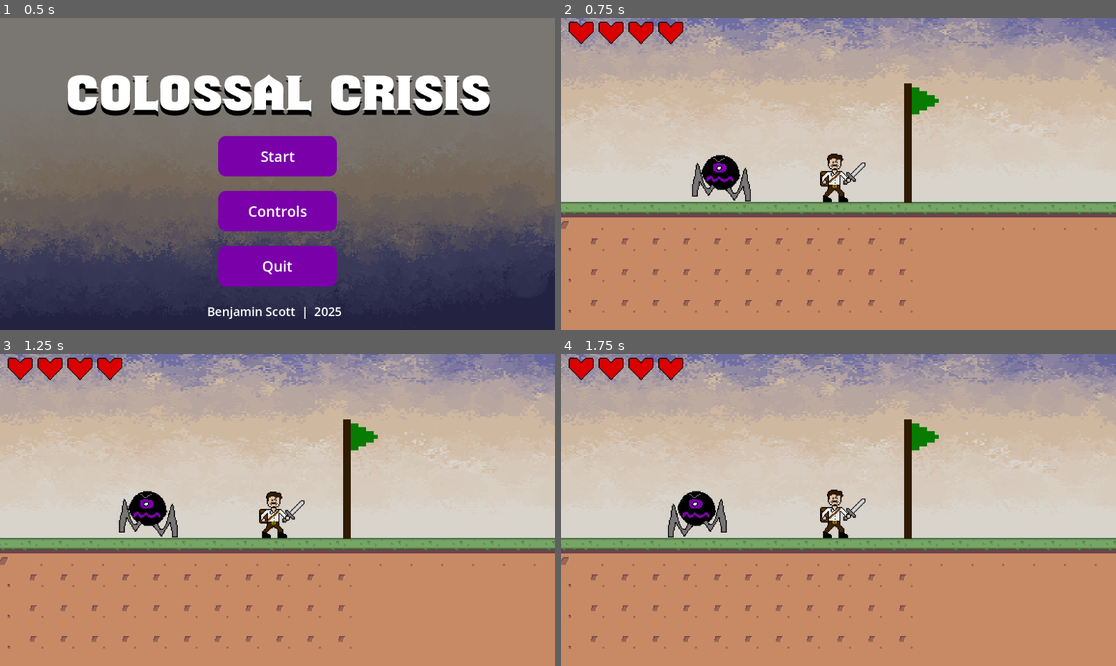
Above: before the commit, frames 1-4 (two rows, left to right).
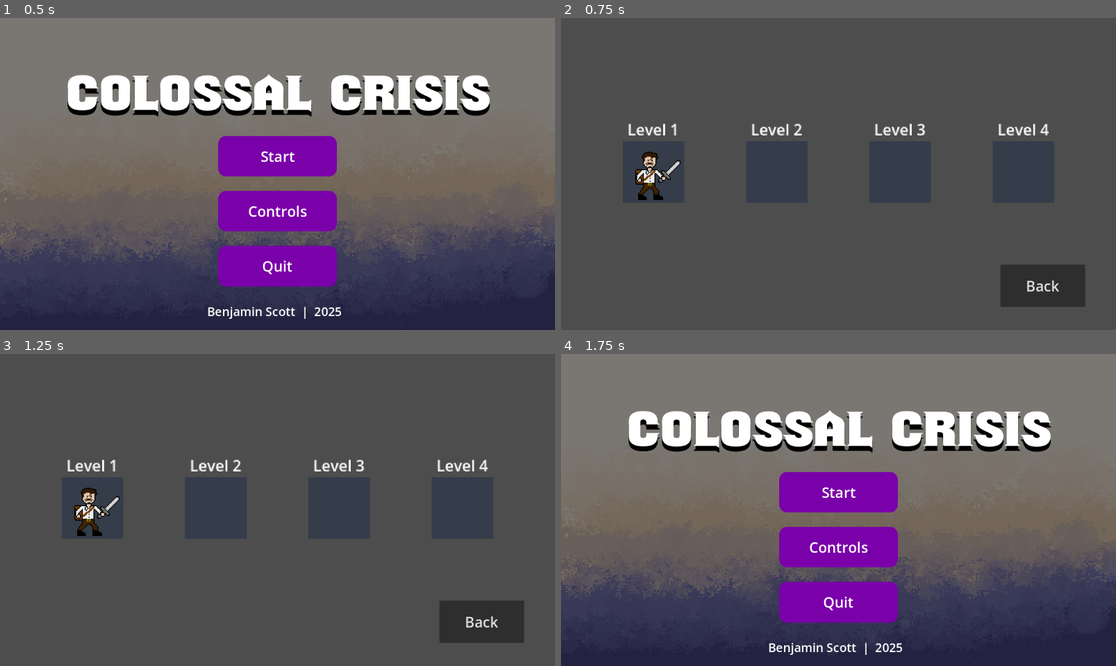
Above: after the commit, the same moments.

Repository: bscott519/ColossalCrisisGame
Game: Godot game, scene res://Scenes/main_menu.tscn
The game is run twice, just before and just after one commit, with the same random seed, the same clock (stepped at 60 frames per second) and the same inputs. The engine's default icon, where the game draws it, is replaced by a stand-in: a white triangle on a blue panel in a dark square.
Inputs (mouse positions are in pixels of both pictures, inside the frame that each line leads up to):
- Up to frame 1 (0.5 s): no input
- Up to frame 2 (0.75 s): click "Start" at 0.5 s
- Up to frame 3 (1.25 s): no input
- Up to frame 4 (1.75 s): click (1043, 622) at 1.25 s, where only the run after the commit has a clickable "Back"

Frame 1 is identical in both runs. In frame 2, 99% of the frame differs, in the area x 0-100%, y 0-100%; in frame 3, 99%; in frame 4, 100%.

Commit message:
created level select scene and level cleared scene

Diff:
--- a/Scenes/level_1.tscn
+++ b/Scenes/level_1.tscn
@@ -207,7 +207,7 @@
 shape = SubResource("RectangleShape2D_ft2ke")
 
 [node name="player" parent="." instance=ExtResource("3_pm7jt")]
-position = Vector2(5169, 131)
+position = Vector2(179, 195)
 
 [node name="Camera2D" type="Camera2D" parent="player"]
 zoom = Vector2(2, 2)
--- /dev/null
+++ b/Scenes/level_cleared.tscn
@@ -0,0 +1,77 @@
+[gd_scene load_steps=7 format=3 uid="uid://3yjb3r7jxagd"]
+
+[ext_resource type="Script" path="res://Scripts/level_cleared.gd" id="1_1xohk"]
+[ext_resource type="FontFile" uid="uid://bajqlmo0hm0fl" path="res://GameArt/Shouldve Known.otf" id="2_4dcfm"]
+
+[sub_resource type="StyleBoxFlat" id="StyleBoxFlat_bbcwy"]
+bg_color = Color(0.027451, 0.482353, 0.00784314, 1)
+
+[sub_resource type="StyleBoxFlat" id="StyleBoxFlat_scm15"]
+bg_color = Color(0, 0, 0, 1)
+
+[sub_resource type="StyleBoxFlat" id="StyleBoxFlat_qiujn"]
+bg_color = Color(0.497474, 0.497474, 0.497474, 1)
+
+[sub_resource type="StyleBoxEmpty" id="StyleBoxEmpty_pflmc"]
+
+[node name="LevelCleared" type="CanvasLayer"]
+script = ExtResource("1_1xohk")
+
+[node name="Panel" type="Panel" parent="."]
+anchors_preset = 15
+anchor_right = 1.0
+anchor_bottom = 1.0
+grow_horizontal = 2
+grow_vertical = 2
+theme_override_styles/panel = SubResource("StyleBoxFlat_bbcwy")
+
+[node name="Label" type="Label" parent="."]
+anchors_preset = 8
+anchor_left = 0.5
+anchor_top = 0.5
+anchor_right = 0.5
+anchor_bottom = 0.5
+offset_left = -131.0
+offset_top = -199.0
+offset_right = 132.0
+offset_bottom = -96.0
+grow_horizontal = 2
+grow_vertical = 2
+theme_override_fonts/font = ExtResource("2_4dcfm")
+theme_override_font_sizes/font_size = 61
+text = "Level Cleared!"
+
+[node name="VBoxContainer" type="VBoxContainer" parent="."]
+anchors_preset = 7
+anchor_left = 0.5
+anchor_top = 1.0
+anchor_right = 0.5
+anchor_bottom = 1.0
+offset_left = -124.0
+offset_top = -349.0
+offset_right = 125.0
+offset_bottom = -148.0
+grow_horizontal = 2
+grow_vertical = 0
+theme_override_constants/separation = 20
+
+[node name="LevelSelect" type="Button" parent="VBoxContainer"]
+layout_mode = 2
+size_flags_vertical = 3
+theme_override_font_sizes/font_size = 30
+theme_override_styles/normal = SubResource("StyleBoxFlat_scm15")
+theme_override_styles/hover = SubResource("StyleBoxFlat_qiujn")
+theme_override_styles/focus = SubResource("StyleBoxEmpty_pflmc")
+text = "To Level Select"
+
+[node name="Quit" type="Button" parent="VBoxContainer"]
+layout_mode = 2
+size_flags_vertical = 3
+theme_override_font_sizes/font_size = 30
+theme_override_styles/normal = SubResource("StyleBoxFlat_scm15")
+theme_override_styles/hover = SubResource("StyleBoxFlat_qiujn")
+theme_override_styles/focus = SubResource("StyleBoxEmpty_pflmc")
+text = "Quit"
+
+[connection signal="pressed" from="VBoxContainer/LevelSelect" to="." method="_on_level_select_pressed"]
+[connection signal="pressed" from="VBoxContainer/Quit" to="." method="_on_quit_pressed"]
--- /dev/null
+++ b/Scenes/level_icon.tscn
@@ -0,0 +1,35 @@
+[gd_scene load_steps=4 format=3 uid="uid://d1g2ooq8x1of4"]
+
+[ext_resource type="Script" path="res://Scripts/level_icon.gd" id="1_s6r0d"]
+
+[sub_resource type="Gradient" id="Gradient_pwoou"]
+offsets = PackedFloat32Array(1)
+colors = PackedColorArray(0.207843, 0.239216, 0.290196, 1)
+
+[sub_resource type="GradientTexture1D" id="GradientTexture1D_kljwy"]
+gradient = SubResource("Gradient_pwoou")
+width = 64
+
+[node name="LevelIcon" type="Control"]
+layout_mode = 3
+anchors_preset = 0
+offset_right = 64.0
+offset_bottom = 64.0
+pivot_offset = Vector2(32, 32)
+script = ExtResource("1_s6r0d")
+lvl_name = null
+next_scene_path = null
+
+[node name="Label" type="Label" parent="."]
+layout_mode = 0
+offset_top = -24.0
+offset_right = 64.0
+offset_bottom = -1.0
+text = "Level <null>"
+horizontal_alignment = 1
+
+[node name="TextureRect" type="TextureRect" parent="."]
+layout_mode = 0
+offset_right = 64.0
+offset_bottom = 64.0
+texture = SubResource("GradientTexture1D_kljwy")
--- /dev/null
+++ b/Scenes/level_select.tscn
@@ -0,0 +1,77 @@
+[gd_scene load_steps=4 format=3 uid="uid://ck74jsgubpeg0"]
+
+[ext_resource type="PackedScene" uid="uid://d1g2ooq8x1of4" path="res://Scenes/level_icon.tscn" id="1_3hviw"]
+[ext_resource type="Script" path="res://level_select.gd" id="1_bidab"]
+[ext_resource type="PackedScene" uid="uid://b1gserf155o12" path="res://Scenes/player_icon.tscn" id="2_aid86"]
+
+[node name="LevelSelect" type="Control"]
+layout_mode = 3
+anchors_preset = 0
+offset_right = 40.0
+offset_bottom = 40.0
+script = ExtResource("1_bidab")
+
+[node name="LevelIcon" parent="." node_paths=PackedStringArray("next_level_left", "next_level_right") instance=ExtResource("1_3hviw")]
+offset_left = 160.0
+offset_top = 288.0
+offset_right = 224.0
+offset_bottom = 352.0
+scale = Vector2(2, 2)
+lvl_name = "1"
+next_scene_path = "res://Scenes/level_1.tscn"
+next_level_left = NodePath("../LevelIcon4")
+next_level_right = NodePath("../LevelIcon2")
+
+[node name="LevelIcon2" parent="." node_paths=PackedStringArray("next_level_left", "next_level_right") instance=ExtResource("1_3hviw")]
+offset_left = 416.0
+offset_top = 288.0
+offset_right = 480.0
+offset_bottom = 352.0
+scale = Vector2(2, 2)
+lvl_name = "2"
+next_scene_path = "res://Scenes/level_2.tscn"
+next_level_left = NodePath("../LevelIcon")
+next_level_right = NodePath("../LevelIcon3")
+
+[node name="LevelIcon3" parent="." node_paths=PackedStringArray("next_level_left", "next_level_right") instance=ExtResource("1_3hviw")]
+offset_left = 672.0
+offset_top = 288.0
+offset_right = 736.0
+offset_bottom = 352.0
+scale = Vector2(2, 2)
+lvl_name = "3"
+next_scene_path = null
+next_level_left = NodePath("../LevelIcon2")
+next_level_right = NodePath("../LevelIcon4")
+
+[node name="LevelIcon4" parent="." node_paths=PackedStringArray("next_level_left", "next_level_right") instance=ExtResource("1_3hviw")]
+offset_left = 928.0
+offset_top = 288.0
+offset_right = 992.0
+offset_bottom = 352.0
+scale = Vector2(2, 2)
+lvl_name = "4"
+next_scene_path = null
+next_level_left = NodePath("../LevelIcon3")
+next_level_right = NodePath("../LevelIcon")
+
+[node name="PlayerIcon" parent="." instance=ExtResource("2_aid86")]
+layout_mode = 0
+
+[node name="Back" type="Button" parent="."]
+layout_mode = 1
+anchors_preset = 8
+anchor_left = 0.5
+anchor_top = 0.5
+anchor_right = 0.5
+anchor_bottom = 0.5
+offset_left = 892.0
+offset_top = 492.0
+offset_right = 1068.0
+offset_bottom = 580.0
+grow_horizontal = 2
+grow_vertical = 2
+theme_override_font_sizes/font_size = 30
+text = "Back"
+
+[connection signal="pressed" from="Back" to="." method="_on_back_pressed"]
--- /dev/null
+++ b/Scenes/player_icon.tscn
@@ -0,0 +1,10 @@
+[gd_scene load_steps=2 format=3 uid="uid://b1gserf155o12"]
+
+[ext_resource type="Texture2D" uid="uid://cmq58vhusbh5o" path="res://GameArt/TMMPlayerIdle1.png" id="1_yswo8"]
+
+[node name="PlayerIcon" type="TextureRect"]
+offset_right = 128.0
+offset_bottom = 128.0
+pivot_offset = Vector2(64, 64)
+texture = ExtResource("1_yswo8")
+expand_mode = 3
--- a/Scripts/flagpole.gd
+++ b/Scripts/flagpole.gd
@@ -19,5 +19,6 @@
 		var player = body
 		player.queue_free()
 
-		await get_tree().create_timer(0.5).timeout
-		Scenemanager.transition_to_scene(next_scene)
+		get_tree().change_scene_to_file("res://Scenes/level_cleared.tscn")
+		#await get_tree().create_timer(0.5).timeout
+		#Scenemanager.transition_to_scene(next_scene)
--- /dev/null
+++ b/Scripts/level_cleared.gd
@@ -0,0 +1,7 @@
+extends CanvasLayer
+
+func _on_level_select_pressed():
+	get_tree().change_scene_to_file("res://Scenes/level_select.tscn")
+
+func _on_quit_pressed():
+	get_tree().change_scene_to_file("res://Scenes/main_menu.tscn")
--- /dev/null
+++ b/Scripts/level_icon.gd
@@ -0,0 +1,18 @@
+@tool
+extends Control
+class_name LevelIcon
+
+@export var lvl_name := "1"
+@export_file("*.tscn") var next_scene_path: String
+@export var next_level_left: LevelIcon
+@export var next_level_right: LevelIcon
+
+# Called when the node enters the scene tree for the first time.
+func _ready():
+	$Label.text = "Level " + str(lvl_name)
+
+
+# Called every frame. 'delta' is the elapsed time since the previous frame.
+func _process(delta):
+	if Engine.is_editor_hint():
+		$Label.text = "Level " + str(lvl_name)
--- a/Scripts/main_menu.gd
+++ b/Scripts/main_menu.gd
@@ -10,7 +10,7 @@
 	pass
 
 func _on_start_pressed():
-	get_tree().change_scene_to_file("res://Scenes/level_1.tscn")
+	get_tree().change_scene_to_file("res://Scenes/level_select.tscn")
 
 func _on_controls_pressed():
 	print("Controls pressed")
--- a/Scripts/scenemanager.gd
+++ b/Scripts/scenemanager.gd
@@ -9,6 +9,6 @@
 	if scene_path != null:
 		#var scene_transition_screen_instance = scene_transition_screen.instantiate()
 		#get_tree().get_root().add_child(scene_transition_screen_instance)
-		await get_tree().create_timer(5.0).timeout
+		#await get_tree().create_timer(5.0).timeout
 		get_tree().change_scene_to_file(scene_path)
 		#scene_transition_screen_instance.queue_free()
--- /dev/null
+++ b/level_select.gd
@@ -0,0 +1,23 @@
+extends Control
+class_name LevelSelect
+
+@onready var cur_lvl: LevelIcon = $LevelIcon
+
+# Called when the node enters the scene tree for the first time.
+func _ready():
+	$PlayerIcon.global_position = cur_lvl.global_position
+
+func _input(event):
+	if event.is_action_pressed("left") and cur_lvl.next_level_left:
+		cur_lvl = cur_lvl.next_level_left
+		$PlayerIcon.global_position = cur_lvl.global_position
+	if event.is_action_pressed("right") and cur_lvl.next_level_right:
+		cur_lvl = cur_lvl.next_level_right
+		$PlayerIcon.global_position = cur_lvl.global_position
+
+	if event.is_action_pressed("enter"):
+		if cur_lvl.next_scene_path:
+			get_tree().change_scene_to_file(cur_lvl.next_scene_path)
+
+func _on_back_pressed():
+	get_tree().change_scene_to_file("res://Scenes/main_menu.tscn")
--- a/project.godot
+++ b/project.godot
@@ -55,6 +55,11 @@
 "events": [Object(InputEventKey,"resource_local_to_scene":false,"resource_name":"","device":-1,"window_id":0,"alt_pressed":false,"shift_pressed":false,"ctrl_pressed":false,"meta_pressed":false,"pressed":false,"keycode":0,"physical_keycode":80,"key_label":0,"unicode":112,"echo":false,"script":null)
 ]
 }
+enter={
+"deadzone": 0.5,
+"events": [Object(InputEventKey,"resource_local_to_scene":false,"resource_name":"","device":-1,"window_id":0,"alt_pressed":false,"shift_pressed":false,"ctrl_pressed":false,"meta_pressed":false,"pressed":false,"keycode":0,"physical_keycode":4194309,"key_label":0,"unicode":0,"echo":false,"script":null)
+]
+}
 
 [layer_names]
 
Binary file added: GameArt/TMMPlayerIdle1.png
Not shown, added: GameArt/TMMPlayerIdle1.png.import
